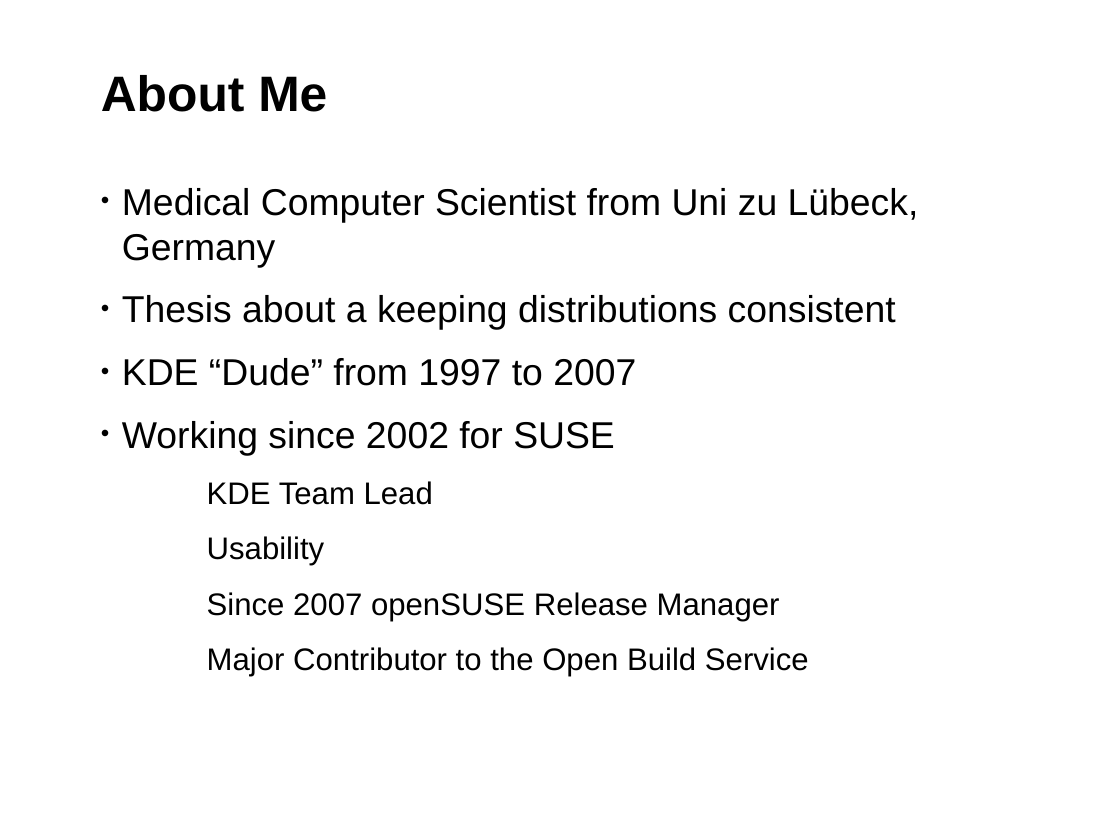
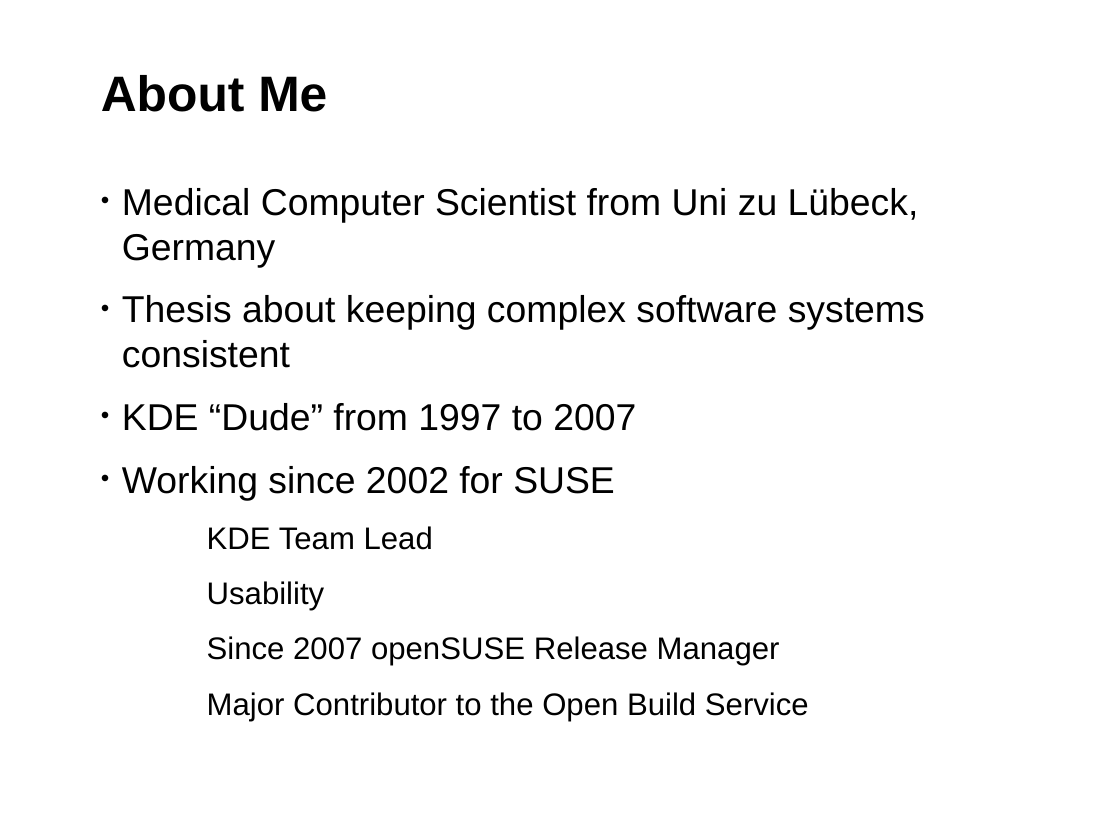
Before and after one commit to coolo/drunken-adventure, a slide deck: slide 2 of susecon2014/SUSEcon.odp. Drawn at 1120x840 pixels with LibreOffice and Linux fonts; fonts in the diff are those of the drawing; background and template pictures are left out. Boxes give left, top, right and bottom in pixels: in the first picture for what was removed or moved away, otherwise in the second. Text is boxed around its words. In the diff, an @@ line names an element or a change of style, - is before the commit and + after.

```diff
--- a/susecon2014/SUSEcon.odp
+++ b/susecon2014/SUSEcon.odp
@@ text at (122, 295, 925, 368): text changed @@
-• Thesis about a keeping distributions consistent
+• Thesis about keeping complex software systems consistent
```
Also in this commit, not shown: 3 slides added.
